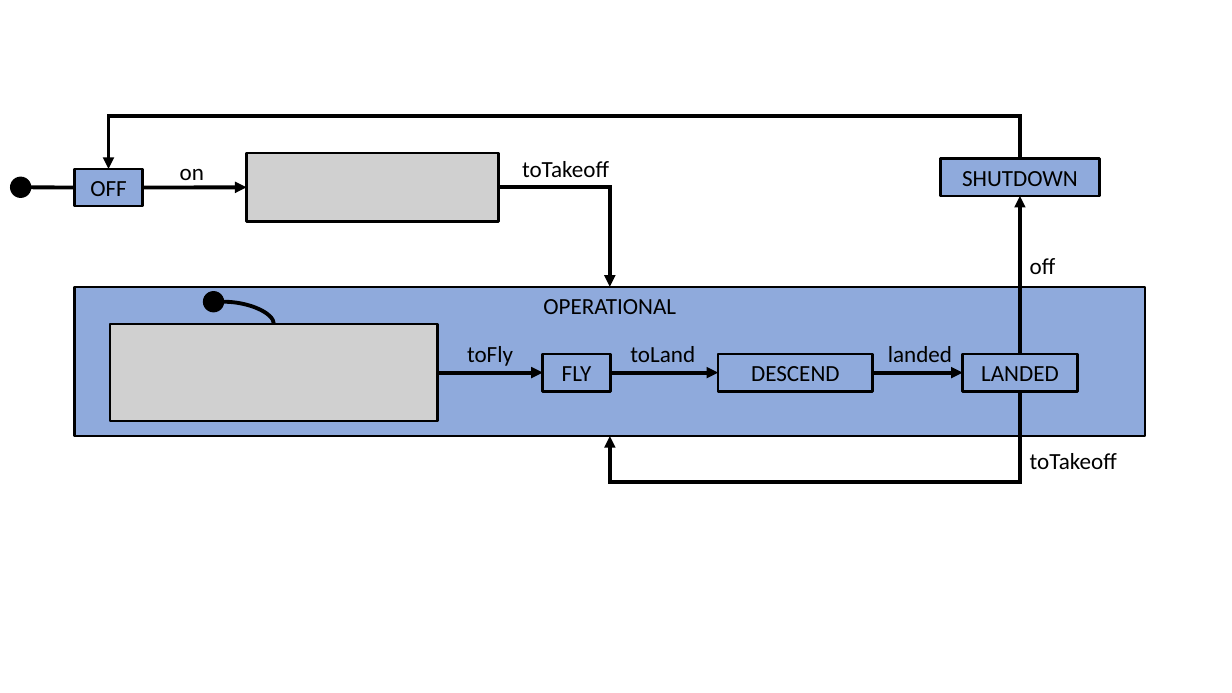
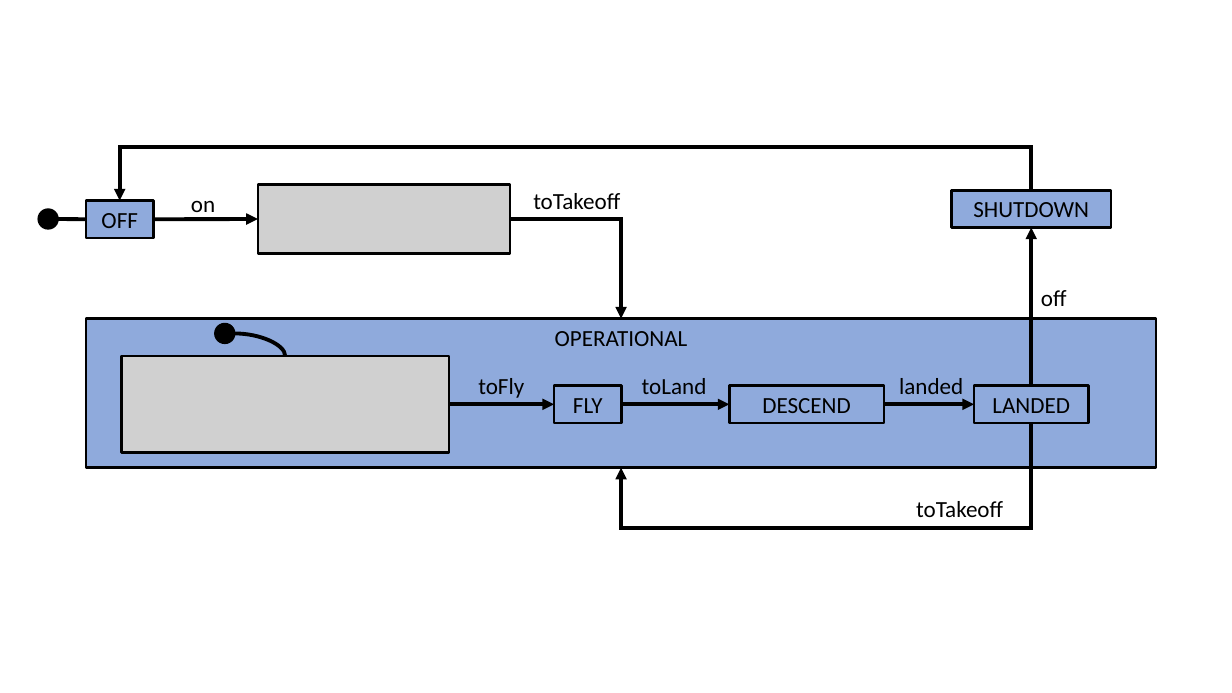
Before and after one commit to kmorris3/rodin_scxml_plugin, a slide deck: slide 1 of manuscripts/ABZ2020/source/figures/Diagrams.pptx (slide 3 before the commit). Drawn at 1232x693 pixels with LibreOffice and Linux fonts; fonts in the diff are those of the drawing; grey boxes stand for pictures. Boxes give left, top, right and bottom in pixels: in the first picture for what was removed or moved away, otherwise in the second. Text is boxed around its words. In the diff, an @@ line names an element or a change of style, - is before the commit and + after.

```diff
--- a/manuscripts/ABZ2020/source/figures/Diagrams.pptx
+++ b/manuscripts/ABZ2020/source/figures/Diagrams.pptx
@@ ellipse: place and size @@
-ellipse at (11,177,31,198)
+ellipse at (38,209,58,229)
@@ 3 arrows, 1 text, 1 picture: place and size @@
-3 arrows, 1 text, 1 picture at (180,152,963,372)
+3 arrows, 1 text, 1 picture at (191,185,974,405)
@@ line moved from (30, 188) - (75, 188) to (58, 219) - (86, 219) @@
@@ 6 rectangles, 5 texts, 2 arrows, 2 elbow arrows, 1 ellipse, 1 curved line, 1 picture: place and size @@
-6 rectangles, 5 texts, 2 arrows, 2 elbow arrows, 1 ellipse, 1 curved line, 1 picture at (75,116,1145,436)
+6 rectangles, 5 texts, 2 arrows, 2 elbow arrows, 1 ellipse, 1 curved line, 1 picture at (86,147,1156,469)
@@ elbow arrow moved from (1020, 391) - (610, 436) to (1031, 423) - (621, 468) @@
@@ text "toTakeoff": place and size @@
-text "toTakeoff" at (1030,453,1117,469)
+text "toTakeoff" at (916,501,1003,517)
```
Also in this commit, not shown: 2 slides added, 2 slides removed, 3 other files.
